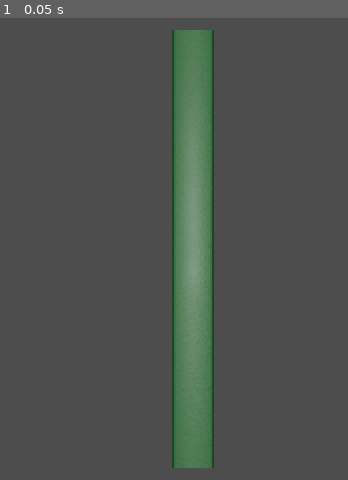
Above: before the commit, frame 1.
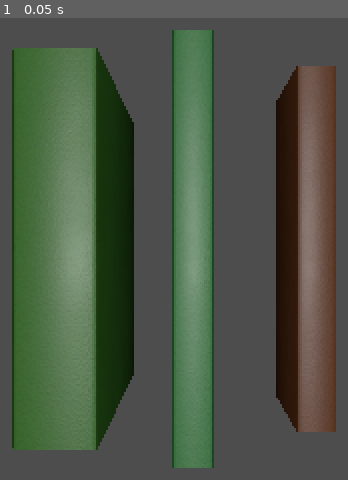
Above: after the commit, the same moment.

Repository: anti-matt-er/LD54-BookStacker
Game: Godot game, scene res://scenes/demo.tscn
Same seed, same stepped clock (60 frames per second), same inputs: the game is played once before the commit and once after it.
Inputs:
- Up to frame 1 (0.05 s): no input

The runs differ from the first frame. In frame 1, 41% of the frame differs, in the area x 3-97%, y 6-94%.

Commit message:
Multiple book generation PoC

Diff:
--- a/scenes/demo.tscn
+++ b/scenes/demo.tscn
@@ -6,6 +6,12 @@
 
 [node name="Book" parent="." instance=ExtResource("1_qwunw")]
 
+[node name="Book2" parent="." instance=ExtResource("1_qwunw")]
+transform = Transform3D(1, 0, 0, 0, 1, 0, 0, 0, 1, 0.0610658, 0, 0)
+
+[node name="Book3" parent="." instance=ExtResource("1_qwunw")]
+transform = Transform3D(1, 0, 0, 0, 1, 0, 0, 0, 1, -0.0587801, 0, 0)
+
 [node name="Camera3D" type="Camera3D" parent="."]
 transform = Transform3D(1, 0, 0, 0, 1, 0, 0, 0, 1, 0, 0, 0.325954)
 current = true
--- a/scripts/book.gd
+++ b/scripts/book.gd
@@ -19,10 +19,17 @@
 var title := ""
 var size: Vector3
 var dimensions: Vector3
+var coverMaterial: StandardMaterial3D
 
 
 func _ready() -> void:
+	setup_materials()
 	generate()
+
+
+func setup_materials() -> void:
+	coverMaterial = mesh.get_surface_override_material(0).duplicate()
+	mesh.set_surface_override_material(0, coverMaterial)
 
 
 func generate() -> void:
@@ -57,7 +64,7 @@
 		mesh.find_blend_shape_by_name("Width"),
 		size.z
 	)
-	mesh.get_surface_override_material(0).albedo_color = Color.from_hsv(
+	coverMaterial.albedo_color = Color.from_hsv(
 		randf(),
 		randf_range(COLOR_SATURATION_RANGE.x, COLOR_SATURATION_RANGE.y),
 		randf_range(COLOR_VALUE_RANGE.x, COLOR_VALUE_RANGE.y)
